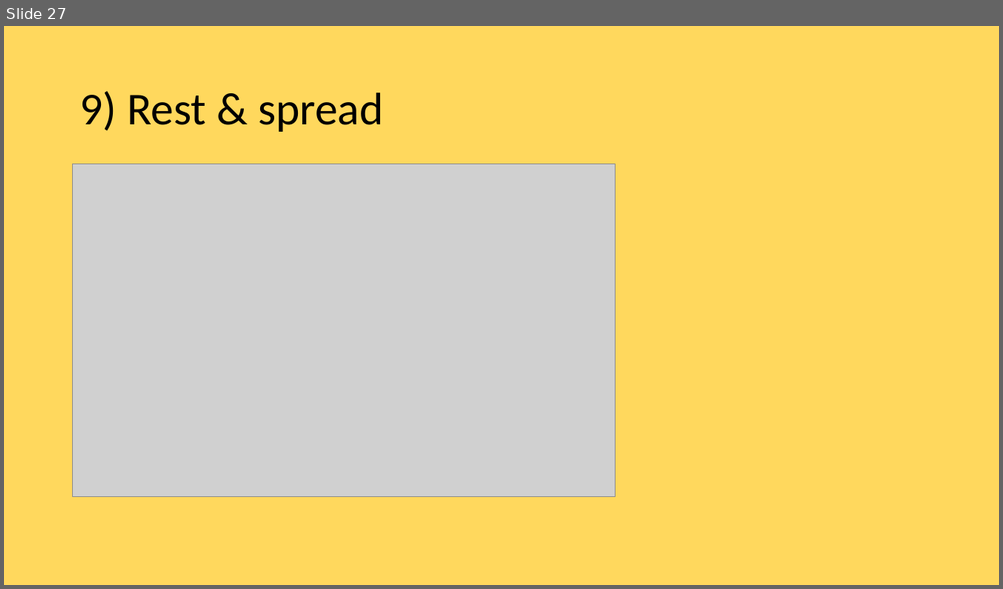
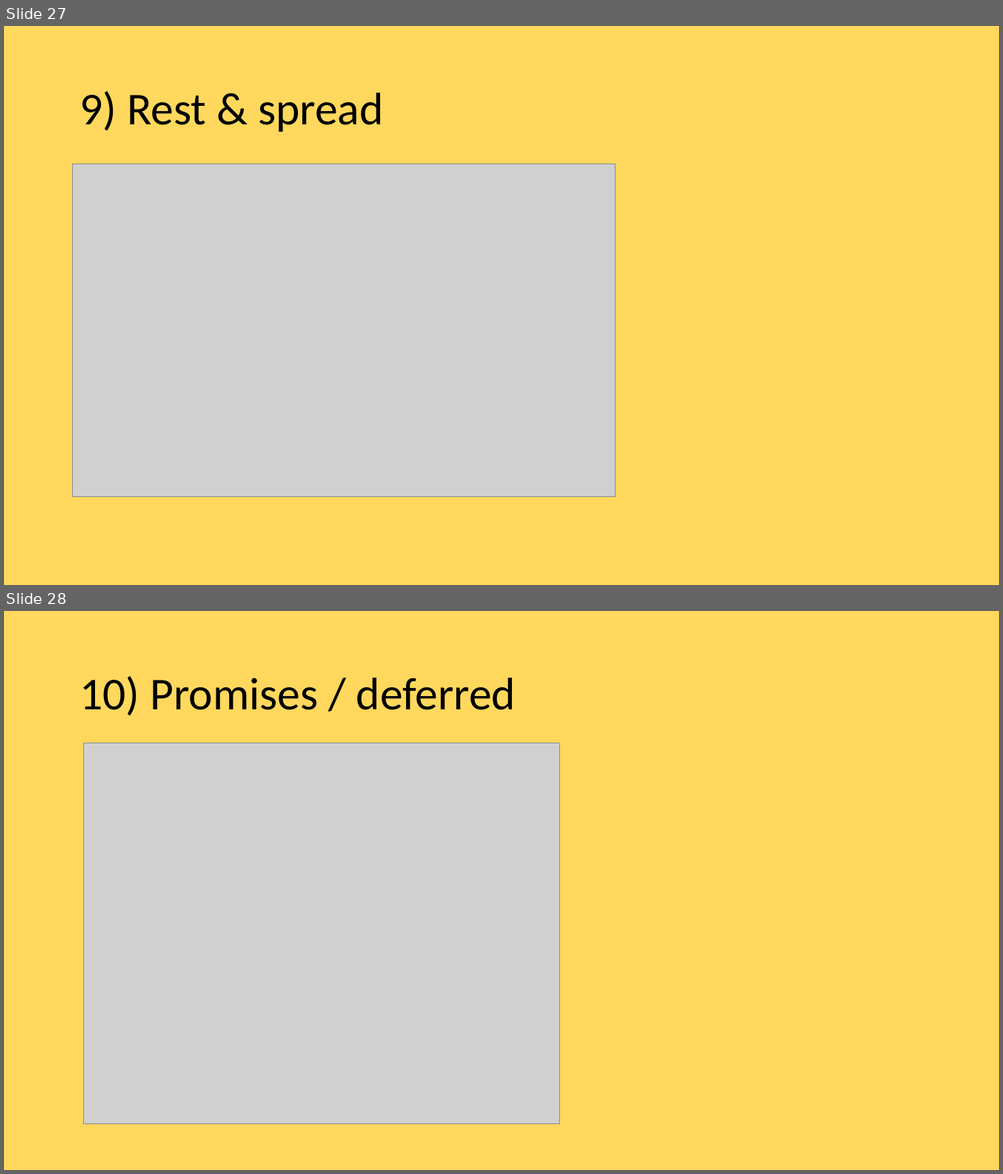
Before and after one commit to hubertzubtt/es6meetjs, a slide deck: prez.pptx. Shown one above the other, each under a label of ours: slide 27 before the commit, slides 27 and 28 after it. The pictures are 1003x589 and 1003x1174 pixels, drawn with LibreOffice and Linux fonts; fonts in the diff are those of the drawing; grey boxes stand for pictures. Boxes give left, top, right and bottom in pixels: in the first picture for what was removed or moved away, otherwise in the second. Text is boxed around its words. In the diff, an @@ line names an element or a change of style, - is before the commit and + after.

```diff
--- a/prez.pptx
+++ b/prez.pptx
@@ slide 28 added at bbox=[4, 611, 999, 1170], background #FFD85D @@
@@ title added at bbox=[79, 676, 515, 716], 44 pt, text #000000 @@
+10) Promises / deferred
@@ picture added at bbox=[84, 743, 560, 1125] @@
```
Also in this commit, not shown: 6 other slides added, 6 slides removed, 6 other files.
